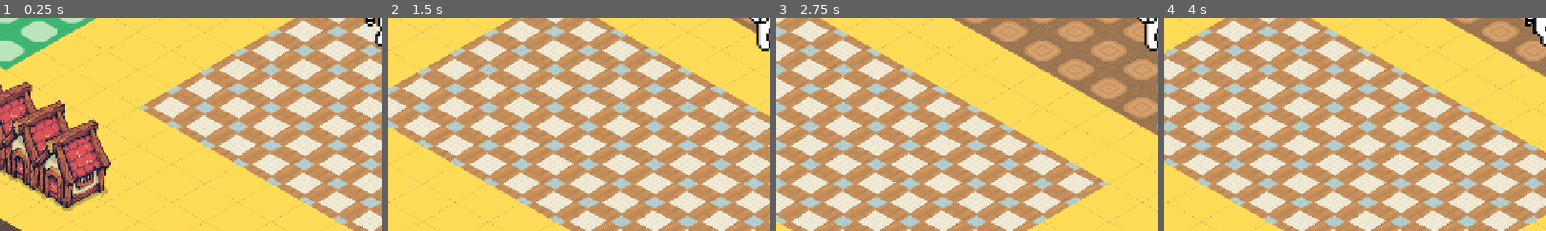
Above: before the commit, frames 1-4 (left to right).
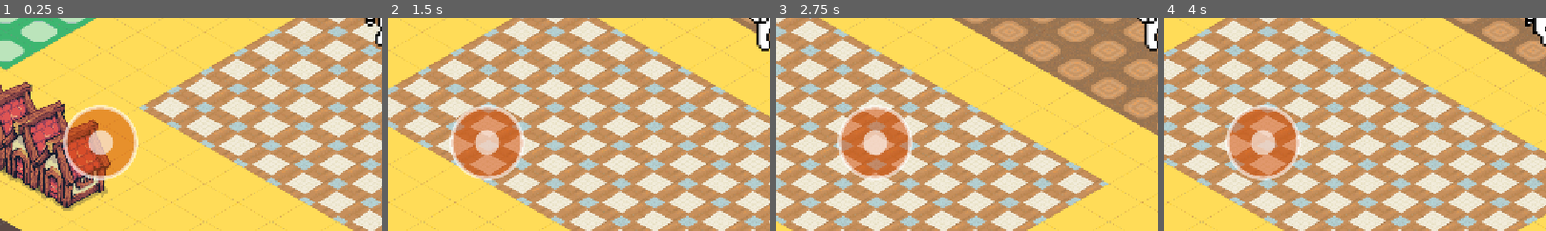
Above: after the commit, the same moments.

Repository: sairpa/sairpa.github.io
Game: Godot game, scene res://scenes/levels/tintu_map.tscn
Same seed, same stepped clock (60 frames per second), same inputs: the game is played once before the commit and once after it. This scene is started directly instead of the project's main scene.
Inputs (mouse positions are % of the whole screen's width and height, from its top left):
- Up to frame 1 (0.25 s): no input
- Up to frame 2 (1.5 s): tap Enter at 0.5 s; move the mouse to (72, 45) at 0.52 s; hold Right (right) 0.53-1.25 s; click (72, 45) at 0.67 s; tap Space (jump) at 0.77 s; drag from (30, 55) to (45, 70) at 1.27 s
- Up to frame 3 (2.75 s): tap Space (jump) at 2 s; move the mouse to (60, 28) at 2.02 s; hold Right (right) from 2.03 s (still down); click (60, 28) at 2.17 s
- Up to frame 4 (4 s): release Right (right) at 2.75 s; drag from (45, 70) to (20, 35) at 2.77 s; tap Enter at 3.5 s; move the mouse to (80, 65) at 3.52 s; hold Left (left) from 3.53 s (still down); click (80, 65) at 3.67 s; tap Space (jump) at 3.77 s
The pictures show only the part of the screen within x 0-50%, y 50-100%; the shares and areas given below are measured in that part.

The runs differ from the first frame. In frame 1, 5.5% of the frame differs, in the area x 16-37%, y 40-77%; in frame 2, 5.2%; in frame 3, 4.6%; in frame 4, 5.2%.

Commit message:
Added code based joystick for touch devices

Diff:
--- a/project.godot
+++ b/project.godot
@@ -119,7 +119,6 @@
 
 pointing/android/enable_long_press_as_right_click=true
 pointing/android/enable_pan_and_scale_gestures=true
-pointing/emulate_touch_from_mouse=true
 
 [physics]
 
--- a/scenes/entities/player/tintu.tscn
+++ b/scenes/entities/player/tintu.tscn
@@ -2,6 +2,7 @@
 
 [ext_resource type="Script" uid="uid://y7tx7ph0dn3k" path="res://scenes/entities/player/tintu.gd" id="1_lrs36"]
 [ext_resource type="Texture2D" uid="uid://cboje3ldwanva" path="res://assets/spritesheets/tintu_sheet.png" id="1_rfvod"]
+[ext_resource type="Script" uid="uid://b7u0hkma7cqfr" path="res://addons/touch_screen_joystick/touch_screen_joystick.gd" id="3_y64an"]
 
 [sub_resource type="CapsuleShape2D" id="CapsuleShape2D_pb08y"]
 radius = 38.0
@@ -170,3 +171,23 @@
 anim_player = NodePath("../AnimationPlayer")
 
 [node name="Camera2D" type="Camera2D" parent="." unique_id=1239125286]
+
+[node name="TouchScreenJoystick" type="Control" parent="Camera2D" unique_id=763882630]
+layout_mode = 3
+anchors_preset = 0
+offset_left = -496.0
+offset_top = 191.0
+offset_right = -456.0
+offset_bottom = 231.0
+script = ExtResource("3_y64an")
+antialiased = true
+base_radius = 60.0
+knob_radius = 20.0
+color = Color(1, 1, 1, 0.60784316)
+back_color = Color(0.81153315, 0.27114475, 0, 0.5019608)
+thickness = 5.0
+action_left = &"left"
+action_right = &"right"
+action_up = &"up"
+action_down = &"down"
+metadata/_custom_type_script = "uid://b7u0hkma7cqfr"
Not shown: 1 places in scenes/levels/tintu_map.tscn that only renumber resources
